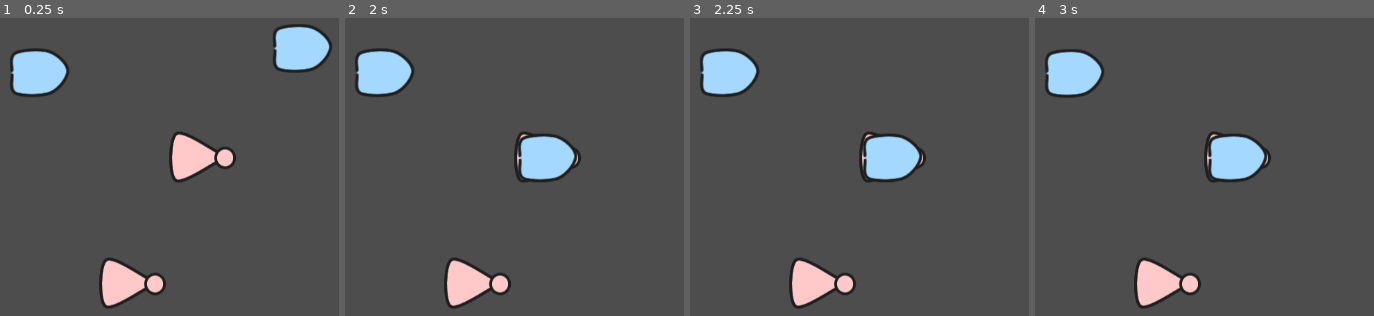
Above: before the commit, frames 1-4 (left to right).
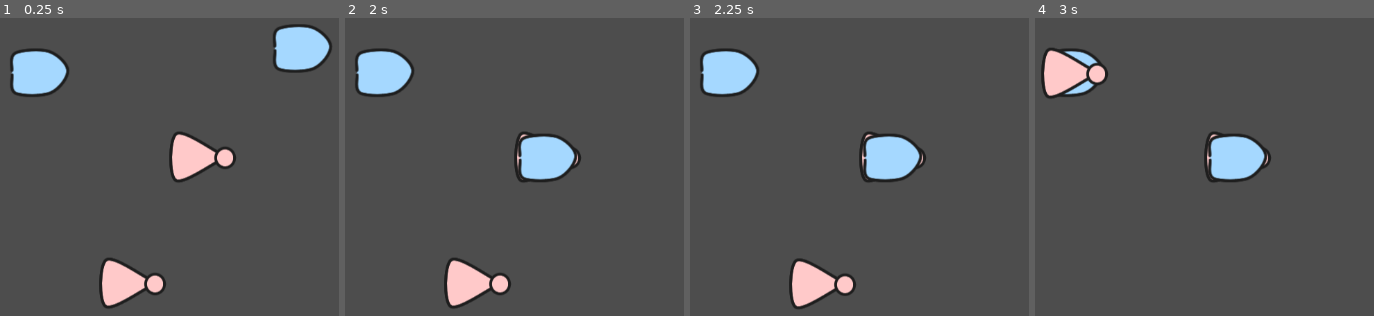
Above: after the commit, the same moments.

Repository: sininen-blue/logic-gate-game
Game: Godot game, scene res://main.tscn
Same seed, same stepped clock (60 frames per second), same inputs: the game is played once before the commit and once after it.
Inputs (mouse positions are in pixels of both pictures, inside the frame that each line leads up to):
- Up to frame 1 (0.25 s): no input
- Up to frame 2 (2 s): tap Enter at 0.5 s; move the mouse to (646, 47) at 0.52 s; press the mouse at (646, 47) at 0.53 s; tap Space at 1.25 s; move the mouse to (548, 158) at 1.27 s; release the mouse at (548, 158) at 1.28 s; click (548, 158) at 1.35 s
- Up to frame 3 (2.25 s): tap Enter at 2 s; move the mouse to (822, 283) at 2.02 s; press the mouse at (822, 283) at 2.03 s
- Up to frame 4 (3 s): tap Space at 2.75 s; move the mouse to (1075, 71) at 2.77 s; release the mouse at (1075, 71) at 2.78 s; click (1075, 71) at 2.85 s

Frames 1-2 are identical in both runs. In frame 3, 0.2% of the frame differs, in the area x 30-49%, y 81-97%; in frame 4, 4.2%, in the area x 1-49%, y 10-98%.

Commit message:
feature: connections

Diff:
--- a/gates/draggable.gd
+++ b/gates/draggable.gd
@@ -2,8 +2,6 @@
 
 signal gate_hover(source)
 signal gate_unhover(source)
-
-var hovering : bool = false
 
 @onready var parent : Node = get_parent()
 @onready var main : Node2D = get_parent().get_parent()
@@ -16,9 +14,7 @@
 	self.gate_unhover.connect(main._on_gate_unhover)
 
 func _on_mouse_entered() -> void:
-	hovering = true
 	gate_hover.emit(parent)
 
 func _on_mouse_exited() -> void:
-	hovering = false
 	gate_unhover.emit(parent)
--- a/gates/input_area.gd
+++ b/gates/input_area.gd
@@ -1,38 +1,19 @@
 extends Area2D
-#
-#signal making_connection(sender)
-#signal recieving_connection(sender)
-#signal dropped_connection(sender)
-#
-#var hovering : bool = false
-#
-#func _ready() -> void:
-	#self.mouse_entered.connect(_on_mouse_entered)
-	#self.mouse_exited.connect(_on_mouse_exited)
-	#
-	#making_connection.connect(GrabVariables._on_making_connection)
-	#recieving_connection.connect(GrabVariables._on_recieving_connection)
-	#dropped_connection.connect(GrabVariables._on_dropping_connection)
-#
-#
-#func _process(_delta: float) -> void:
-	#$Label.text = str(hovering)
-	#
-	#
-	#if Input.is_action_just_released('left_click'):
-		#if hovering:
-			#recieving_connection.emit(self)
-		#else:
-			#dropped_connection.emit(self)
-	#
-	#if hovering:
-		#if Input.is_action_just_pressed("left_click"):
-			#print(get_parent().name, "start")
-			#making_connection.emit(self)
-#
-#
-#func _on_mouse_entered() -> void:
-	#hovering = true
-#
-#func _on_mouse_exited() -> void:
-	#hovering = false
+
+signal input_hover(source)
+signal input_unhover(source)
+
+@onready var main : Node2D = get_parent().get_parent()
+
+func _ready() -> void:
+	self.mouse_entered.connect(_on_mouse_entered)
+	self.mouse_exited.connect(_on_mouse_exited)
+
+	self.input_hover.connect(main._on_input_hover)
+	self.input_unhover.connect(main._on_input_unhover)
+
+func _on_mouse_entered() -> void:
+	input_hover.emit(self)
+
+func _on_mouse_exited() -> void:
+	input_unhover.emit(self)
--- a/globals/grab_variables.gd
+++ b/globals/grab_variables.gd
@@ -9,25 +9,98 @@
 
 
 # drag gates
-var current_target : Area2D
+var current_gate : Area2D
+
+enum {
+	IDLE,
+	CREATING_GATE,
+	CREATING_CONNECTION,
+}
+var state = IDLE
 
 func _process(_delta: float) -> void:
-	if current_target == null:
-		return
+	handle_connections()
+	match state:
+		IDLE:
+			if Input.is_action_just_pressed("left_click"):
+				if current_gate != null:
+					state = CREATING_GATE
 
-	if Input.is_action_pressed("left_click"):
-		current_target.global_position = get_global_mouse_position()
+				if current_connection != null:
+					current_connection.add_point(get_global_mouse_position())
+					add_child(current_connection)
+
+					state = CREATING_CONNECTION
+
+		CREATING_GATE:
+			current_gate.global_position = get_global_mouse_position()
+
+			if Input.is_action_just_released("left_click"):
+				current_gate = null
+				state = IDLE
+
+		CREATING_CONNECTION:
+			current_connection.set_point_position(1, get_global_mouse_position())
+
+			if Input.is_action_just_released("left_click"):
+				if potential_close != null:
+					end_gate = potential_close
+
+					connections.append([current_connection, start_gate, end_gate])
+
+					start_gate = null
+					end_gate = null
+					current_connection = null
+					state = IDLE
+				else:
+					remove_child(current_connection)
+					start_gate = null
+					end_gate = null
+					current_connection = null
+					state = IDLE
 
 
 func _on_gate_hover(source : Area2D):
-	if current_target == null:
-		current_target = source
+	if current_gate == null:
+		current_gate = source
 
 func _on_gate_unhover(source : Area2D):
-	if current_target == source:
-		current_target = null
+	# BUG: Big problem here
+	# if you unhover it breaks
+	pass
+	#if current_gate == source:
+		#current_gate = null
 
-# make a lsit of all connections
-# start connection
-# drop connection
-# end connection
+
+var connections : Array
+
+var start_gate : Area2D
+var end_gate : Area2D
+var current_connection : Line2D
+
+var potential_close : Area2D
+
+func handle_connections():
+	if connections == null:
+		return
+
+	for connection in connections:
+		connection[0].set_point_position(0 ,connection[1].global_position)
+		connection[0].set_point_position(1 ,connection[2].global_position)
+
+
+func _on_input_hover(source : Area2D):
+	if current_connection == null:
+		var line : Line2D = Line2D.new()
+		start_gate = source
+		line.add_point(start_gate.global_position)
+		current_connection = line
+	else:
+		# check if the hover is from a separate input point
+		# need to add extra check to only get output points
+		if current_connection.get_point_position(0) != source.global_position:
+			potential_close = source
+
+
+func _on_input_unhover(source : Area2D):
+	pass
